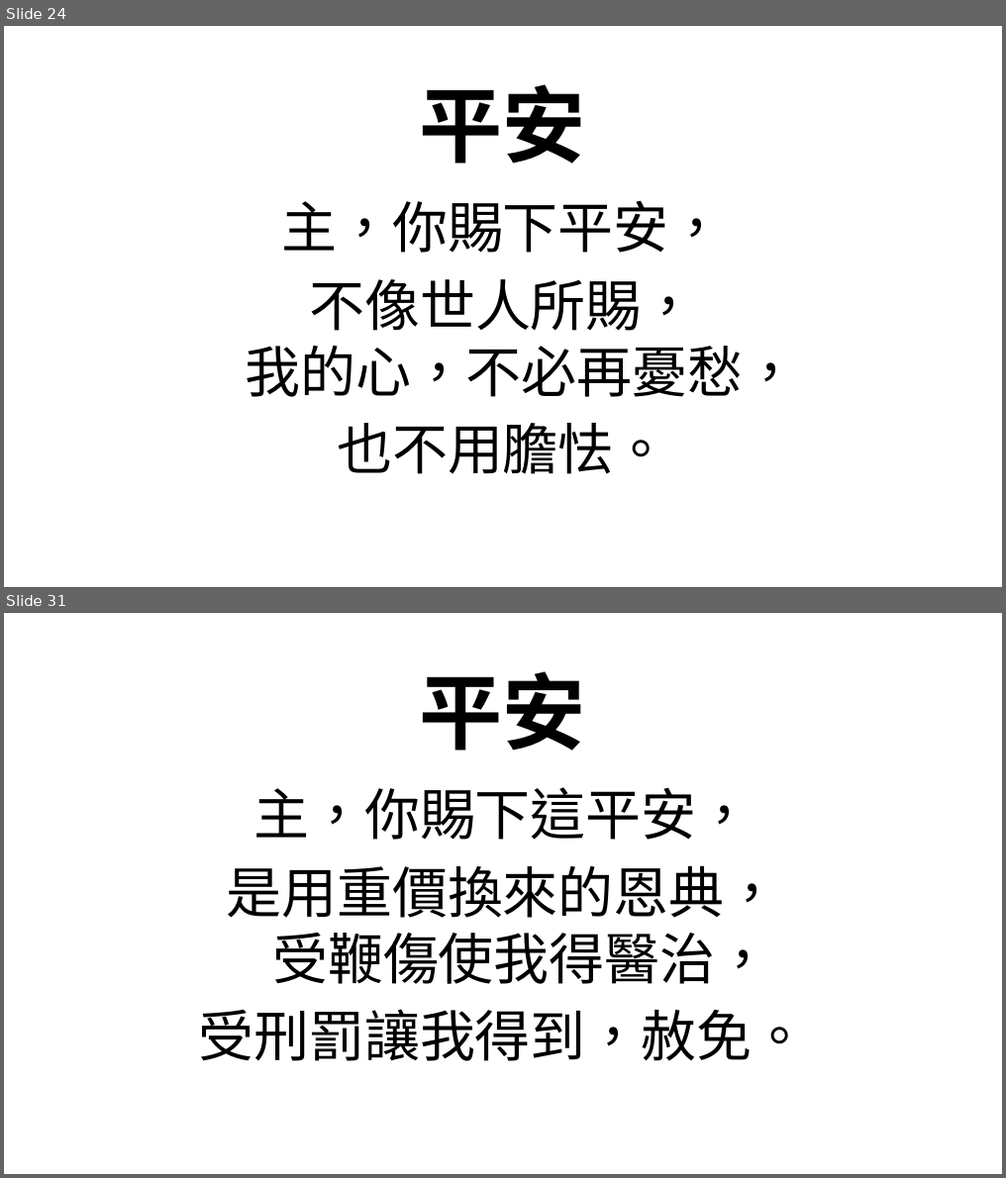
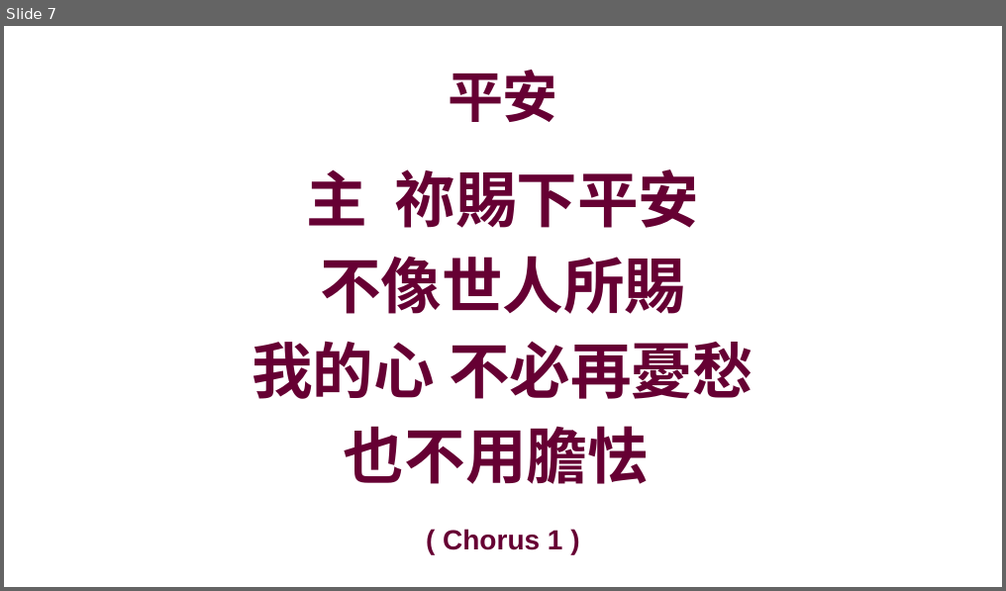
Before and after one commit to batisuoc/prayermeeting, a slide deck: 2020/9月/3-9.pptx. Shown one above the other, each under a label of ours: slides 24 and 31 before the commit, slide 7 after it; the slides between them are not shown. The pictures are 1006x1178 and 1006x591 pixels, drawn with LibreOffice and Linux fonts; fonts in the diff are those of the drawing; background and template pictures are left out. Boxes give left, top, right and bottom in pixels: in the first picture for what was removed or moved away, otherwise in the second. Text is boxed around its words. In the diff, an @@ line names an element or a change of style, - is before the commit and + after.

```diff
--- a/2020/9月/3-9.pptx
+++ b/2020/9月/3-9.pptx
@@ slide 31 removed at bbox=[4, 613, 1002, 1174], background #FFFFFF @@
@@ title removed at bbox=[420, 671, 586, 751] @@
-平安
@@ text removed at bbox=[79, 774, 927, 1112] @@
-主，你賜下這平安，
-是用重價換來的恩典，
-受鞭傷使我得醫治，
-受刑罰讓我得到，赦免。
@@ what was slide 24 is now slide 7 @@
@@ slide 7 changed as well @@
@@ title "平安": place and size @@
-title "平安" at bbox=[420, 84, 586, 164]
+title "平安" at bbox=[448, 70, 558, 122]
@@ title "平安" at bbox=[448, 70, 558, 122]: size 60 to 40 pt, font Arial to Noto Sans CJK SC, text colour #000000 to #660033 @@
@@ text "主 祢賜下平安": place and size @@
-text "主 祢賜下平安" at bbox=[79, 187, 927, 525]
+text "主 祢賜下平安" at bbox=[252, 170, 753, 484]
@@ text "主 祢賜下平安" at bbox=[252, 170, 753, 484]: outline #FFFFFF 0.75 pt to none @@
@@ text at bbox=[252, 170, 753, 484]: text changed; size 40 to 44 pt; font Arial to Noto Sans CJK SC; text colour #000000 to #660033; bold on @@
-主，你賜下平安，
-不像世人所賜，
-我的心，不必再憂愁，
-也不用膽怯。
+主 祢賜下平安
+不像世人所賜
+我的心 不必再憂愁
+也不用膽怯
@@ text added at bbox=[443, 529, 563, 551], 20 pt, text #660033, bold @@
+( Chorus 1 )
```
Also in this commit, not shown: 3 other slides changed, 4 slides added, 26 other slides removed, 2 other files.
